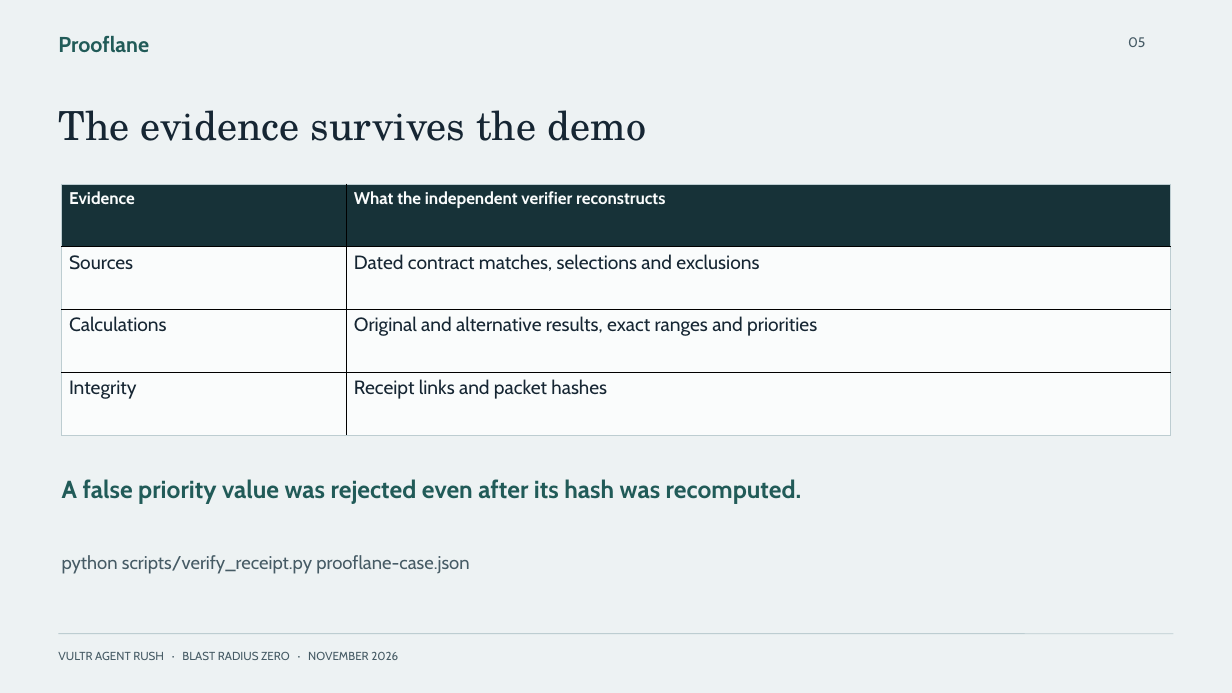
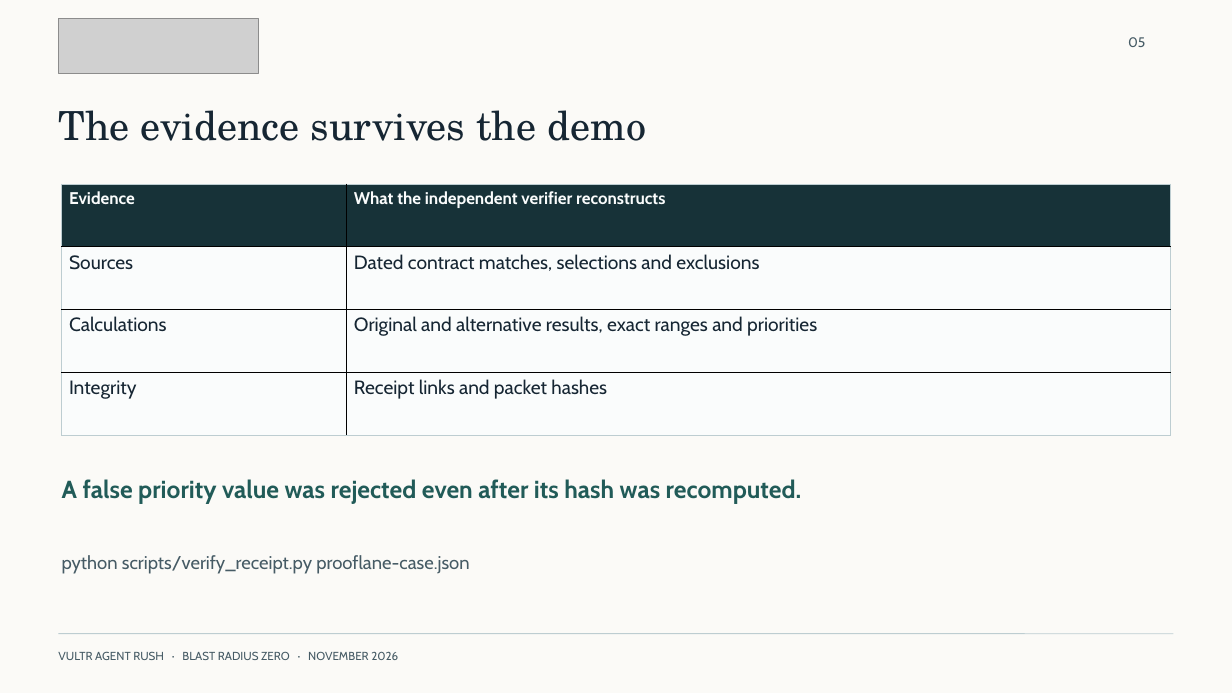
Before and after one commit to NuraliKuzhagaliev/Prooflane, a slide deck: slide 5 of submission/agent-rush/prooflane-deck.pptx. Drawn at 1232x693 pixels with LibreOffice and Linux fonts; fonts in the diff are those of the drawing; grey boxes stand for pictures. Boxes give left, top, right and bottom in pixels: in the first picture for what was removed or moved away, otherwise in the second. Text is boxed around its words. In the diff, an @@ line names an element or a change of style, - is before the commit and + after.

```diff
--- a/submission/agent-rush/prooflane-deck.pptx
+++ b/submission/agent-rush/prooflane-deck.pptx
@@ background #EDF2F3 to #FBFAF7 @@
@@ picture added at <box>58,18,259,73</box> @@
@@ text removed at <box>58,36,149,52</box> @@
-Prooflane
```
Also in this commit, not shown: 5 other slides changed, 24 other files.
